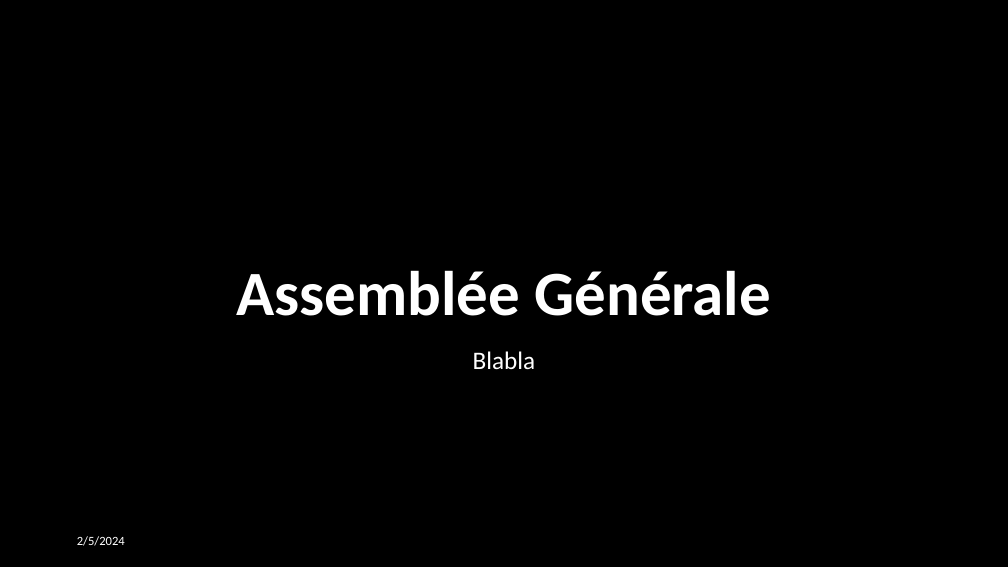
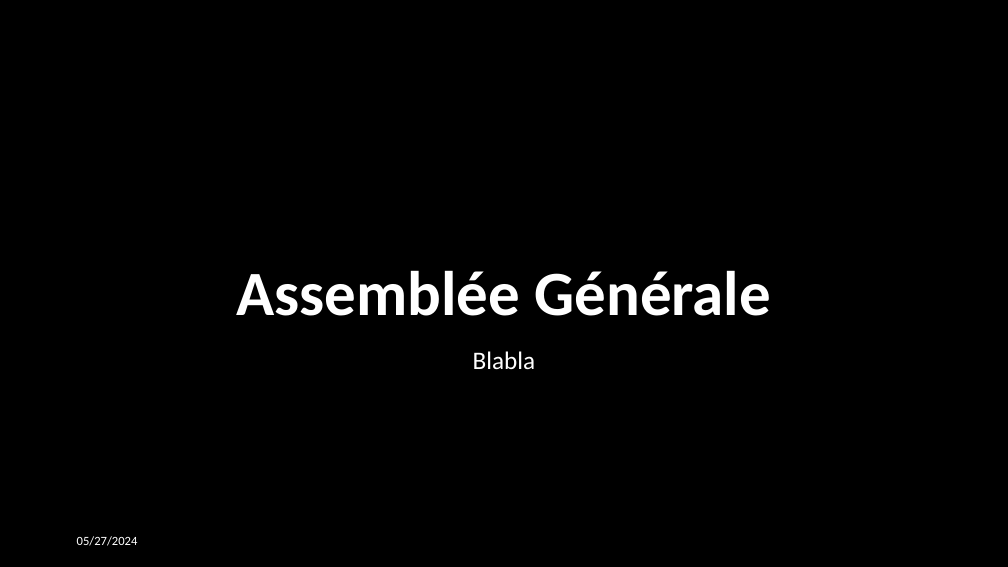
Before and after one commit to MattVerlynde/cahier-labo-stage, a slide deck: slide 13 of static/files_presentation/modèle_slides_LISTIC_2024test.pptx (slide 2 before the commit). Drawn at 1008x567 pixels with LibreOffice and Linux fonts; fonts in the diff are those of the drawing; background and template pictures are left out. Boxes give left, top, right and bottom in pixels: in the first picture for what was removed or moved away, otherwise in the second. Text is boxed around its words. In the diff, an @@ line names an element or a change of style, - is before the commit and + after.

```diff
--- a/static/files_presentation/modèle_slides_LISTIC_2024test.pptx
+++ b/static/files_presentation/modèle_slides_LISTIC_2024test.pptx
@@ text at [77, 536, 138, 546]: text changed @@
-2/5/2024
+05/27/2024
```
Also in this commit, not shown: 4 other slides changed, 9 slides added, 1 slide removed, 3 other files.
